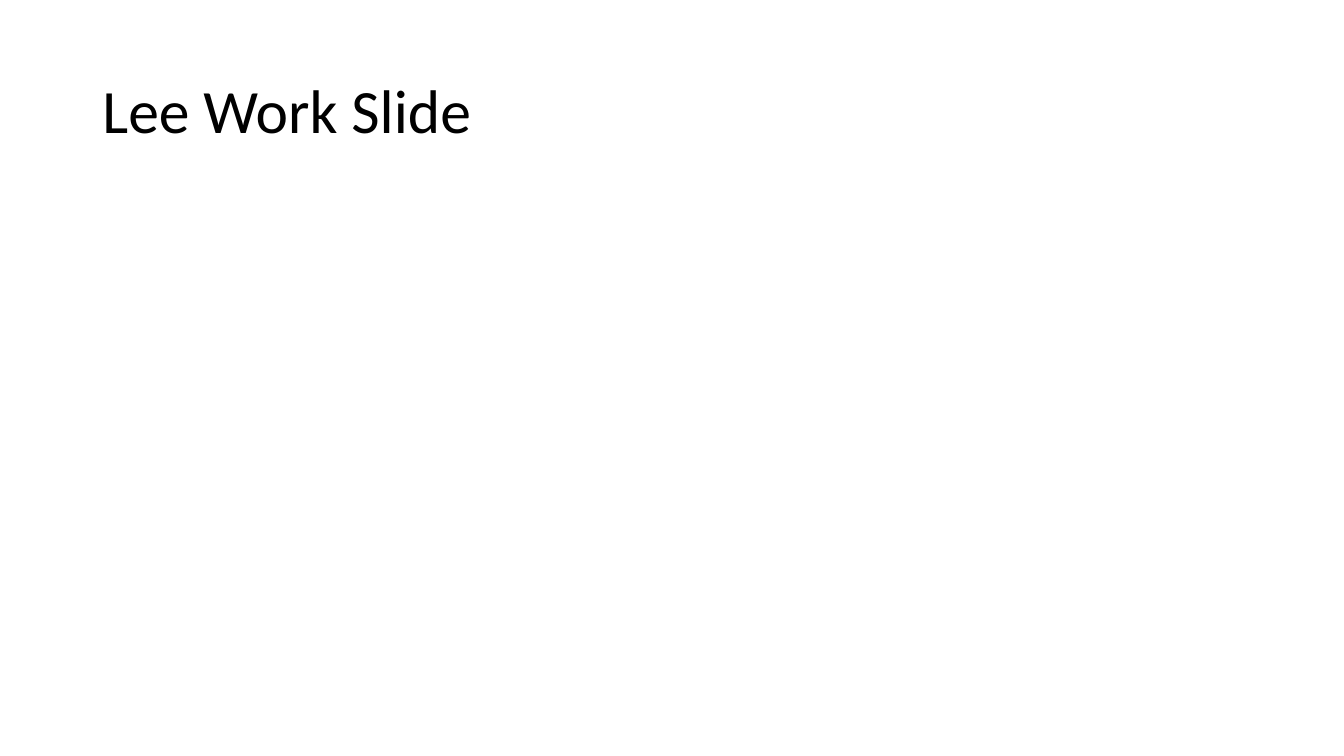
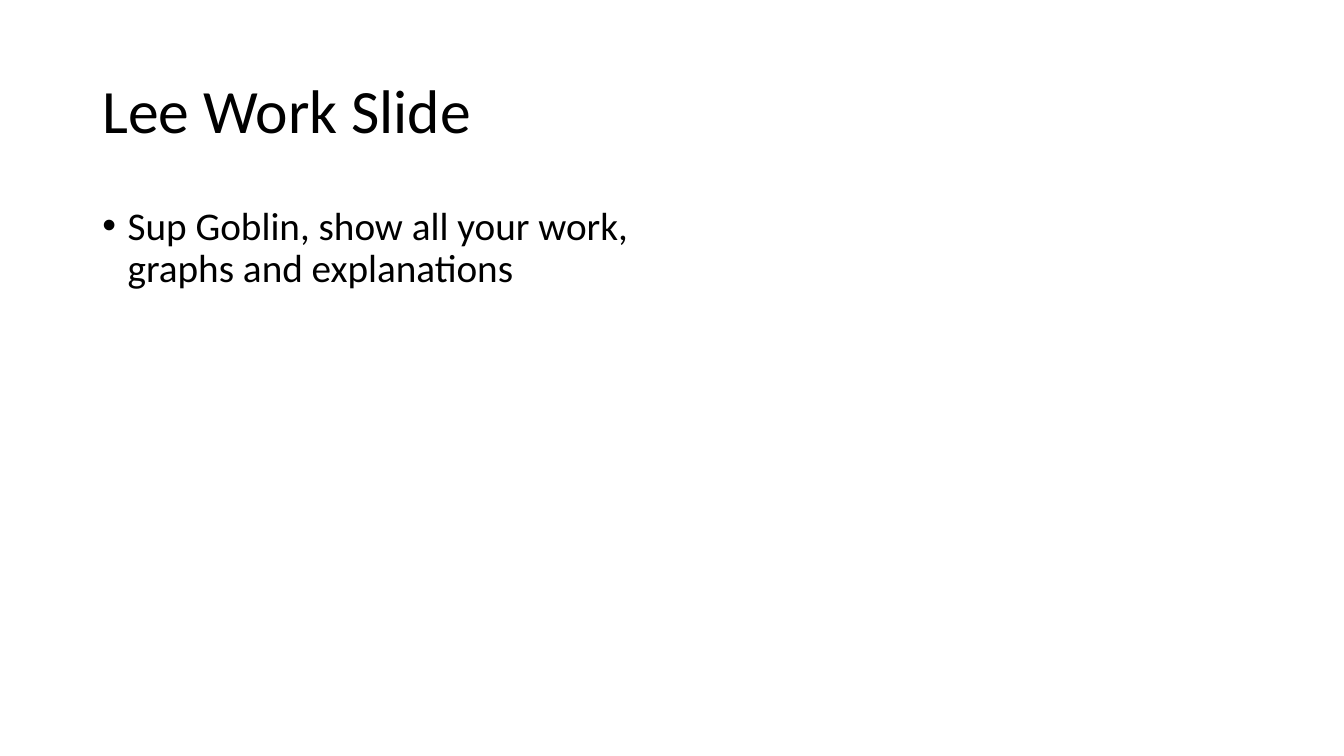
Before and after one commit to NathanKelly1/DataAnalysisProject, a slide deck: slide 8 of Group presentation.pptx. Drawn at 1344x756 pixels with LibreOffice and Linux fonts; fonts in the diff are those of the drawing. Boxes give left, top, right and bottom in pixels: in the first picture for what was removed or moved away, otherwise in the second. Text is boxed around its words. In the diff, an @@ line names an element or a change of style, - is before the commit and + after.

```diff
--- a/Group presentation.pptx
+++ b/Group presentation.pptx
@@ text added at bbox=[128, 212, 627, 289], 28 pt, text #000000 @@
+• Sup Goblin, show all your work, graphs and explanations
```
Also in this commit, not shown: 4 other slides changed.
